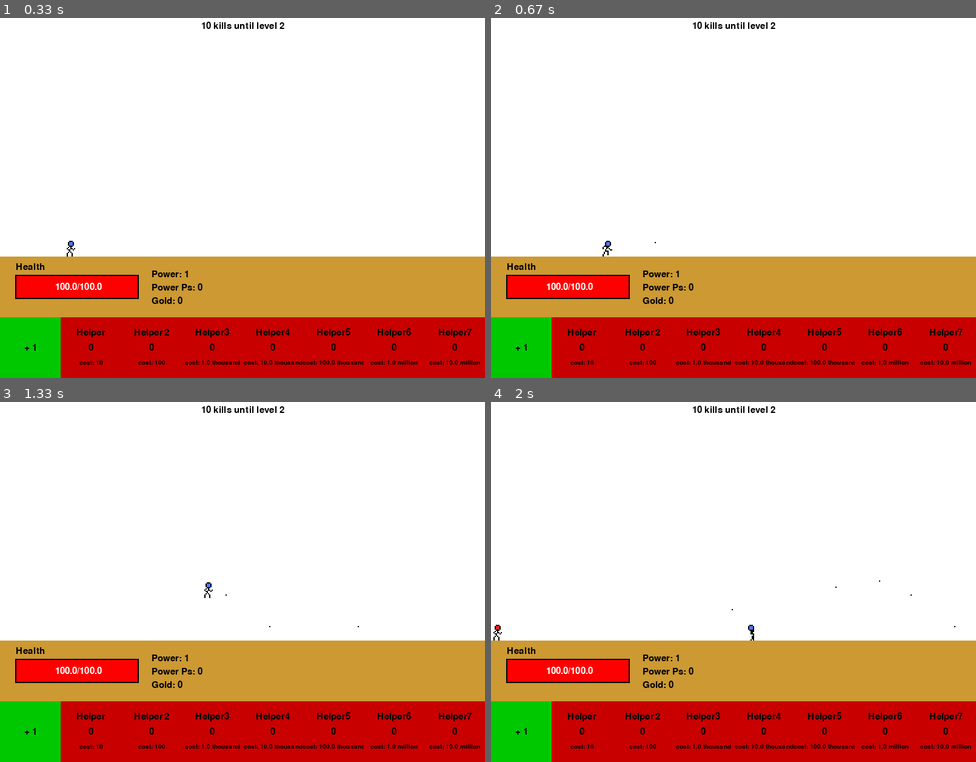
Above: before the commit, frames 1-4 (two rows, left to right).
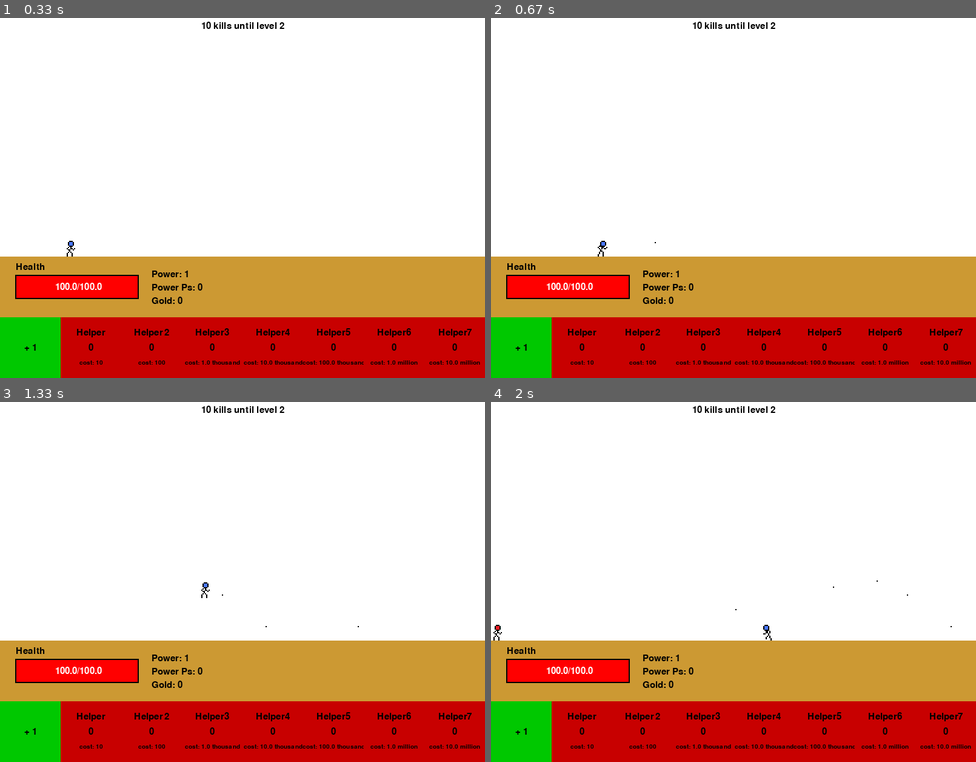
Above: after the commit, the same moments.

Repository: FlipsyDMgclDlfn/PygameGame
Game: pygame game, started from ClickerJumper/main.py
The game is run twice, just before and just after one commit, with the same random seed, the same clock (stepped at 60 frames per second) and the same inputs.
Inputs:
- Up to frame 1 (0.33 s): no input
- Up to frame 2 (0.67 s): hold Shift from 0.33 s (still down); hold D from 0.33 s (still down)
- Up to frame 3 (1.33 s): release Shift at 0.8 s; release D at 0.8 s; hold D 0.83-1.3 s; tap Shift at 0.9, 1.2 s; tap Space at 0.98 s
- Up to frame 4 (2 s): hold D 1.33-1.8 s; tap Shift at 1.4, 1.7, 1.9 s; hold A from 1.83 s (still down)

Frame 1 is identical in both runs. In frame 2, less than 0.1% of the frame differs, in the area x 22-25%, y 61-67%; in frame 3, less than 0.1%; in frame 4, less than 0.1%, in the area x 49-96%, y 49-67%.

Commit message:
Cleaned Up Walking Images
Made the code shorter and easier to read

Diff:
--- a/ClickerJumper/main.py
+++ b/ClickerJumper/main.py
@@ -8,6 +8,7 @@
 display_width = 800
 display_height = 600
 
+##Colors
 black = (0,0,0)
 white = (255,255,255,1)
 red = (200,0,0)
@@ -16,22 +17,16 @@
 bright_red = (255,0,0)
 brown = (204,153,51)
 
-gravity = 10
-
+##Game Constants
+GRAVITY = 10
+MAX_SPEED = 4
+SLIDE_DISTANCE = .5
+
+##Images (Not All Currently Used)
 playerImgL = pygame.image.load('pc_fl.png')
 playerImgR = pygame.image.load('pc_fr.png')
-playerImgWL1 = pygame.image.load('pc_wl1.png')
-playerImgWL2 = pygame.image.load('pc_wl2.png')
-playerImgWL3 = pygame.image.load('pc_wl3.png')
-playerImgWL4 = pygame.image.load('pc_wl4.png')
-playerImgWL5 = pygame.image.load('pc_wl5.png')
-playerImgWL6 = pygame.image.load('pc_wl6.png')
-playerImgWR1 = pygame.image.load('pc_wr1.png')
-playerImgWR2 = pygame.image.load('pc_wr2.png')
-playerImgWR3 = pygame.image.load('pc_wr3.png')
-playerImgWR4 = pygame.image.load('pc_wr4.png')
-playerImgWR5 = pygame.image.load('pc_wr5.png')
-playerImgWR6 = pygame.image.load('pc_wr6.png')
+playerImgWL = [pygame.image.load('pc_wl1.png'),pygame.image.load('pc_wl2.png'),pygame.image.load('pc_wl3.png'),pygame.image.load('pc_wl4.png'),pygame.image.load('pc_wl5.png'),pygame.image.load('pc_wl6.png')]
+playerImgWR = [pygame.image.load('pc_wr1.png'),pygame.image.load('pc_wr2.png'),pygame.image.load('pc_wr3.png'),pygame.image.load('pc_wr4.png'),pygame.image.load('pc_wr5.png'),pygame.image.load('pc_wr6.png')]
 playerImgAPR = pygame.image.load('pc_mpr6.png')
 playerImgAPL = pygame.image.load('pc_mpl6.png')
 playerImgASR = pygame.image.load('pc_msnl6.png')
@@ -61,7 +56,7 @@
 
         bullets = [] ## Keeps track of each bullet
         enemies = [] ## Keeps track of each enemy
-        spawnRate = 122 - (2 * level)
+        spawnRate = 122 - (2 * level) ##Subject to change
         kills = 0
 
         ##Allows control customization and some tweaks would allow multiplayer
@@ -142,16 +137,17 @@
 
             ##Boarder Testing and Moving
             if player.movingR:
-                if player.dx < 4:
-                    player.dx += 1
+                if player.dx < MAX_SPEED:
+                    player.dx += SLIDE_DISTANCE
             if player.movingL:
-                if player.dx > -4:
-                    player.dx -= 1
+                if player.dx > (-1) * MAX_SPEED:
+                    player.dx -= SLIDE_DISTANCE
             if not player.movingR and not player.movingL:
                 if player.dx > 0:
-                    player.dx -= 1
+                    player.dx -= SLIDE_DISTANCE
                 elif player.dx < 0:
-                    player.dx += 1
+                    player.dx += SLIDE_DISTANCE
+
             if player.playerX < 2 and pygame.key.get_pressed()[pygame.K_a]:
                 player.playerX = 0
             elif player.playerX > display_width - 34 and pygame.key.get_pressed()[pygame.K_d]:
@@ -159,50 +155,24 @@
             else:
                 player.playerX += player.dx
 
+            ##Walk Right Cycle
+            if player.movingR:
+                player.walkingR += .2
+                if player.walkingR >= 7:
+                    player.walkingR = 1
+                player.playerS = playerImgWR[walkRound(player.walkingR)-1]
+
             ##Walk Left Cycle
-            if player.walkingR < 2 and player.walkingR >= 1:
-                player.playerS = playerImgWR1
-                player.walkingR+=.2
-            elif player.walkingR < 3 and player.walkingR >= 1:
-                player.playerS = playerImgWR2
-                player.walkingR+=.2
-            elif player.walkingR < 4 and player.walkingR >= 1:
-                player.playerS = playerImgWR3
-                player.walkingR+=.2
-            elif player.walkingR < 5 and player.walkingR >= 1:
-                player.playerS = playerImgWR4
-                player.walkingR+=.2
-            elif player.walkingR < 6 and player.walkingR >= 1:
-                player.playerS = playerImgWR5
-                player.walkingR+=.2
-            elif player.walkingR < 7 and player.walkingR >= 1:
-                player.walkingR = 1
-                player.playerS = playerImgWR6
-
-            ##Walk Right Cycle
-            elif player.walkingL < 2 and player.walkingL >= 1:
-                player.playerS = playerImgWL1
-                player.walkingL+=.2
-            elif player.walkingL < 3 and player.walkingL >= 1:
-                player.playerS = playerImgWL2
-                player.walkingL+=.2
-            elif player.walkingL < 4 and player.walkingL >= 1:
-                player.playerS = playerImgWL3
-                player.walkingL+=.2
-            elif player.walkingL < 5 and player.walkingL >= 1:
-                player.playerS = playerImgWL4
-                player.walkingL+=.2
-            elif player.walkingL < 6 and player.walkingL >= 1:
-                player.playerS = playerImgWL5
-                player.walkingL+=.2
-            elif player.walkingL < 7 and player.walkingL >= 1:
-                player.walkingL = 1
-                player.playerS = playerImgWL6
+            if player.movingL:
+                player.walkingL += .2
+                if player.walkingL >= 7:
+                    player.walkingL = 1
+                player.playerS = playerImgWL[walkRound(player.walkingL)-1]
 
             ##Jump Cycle
             player.playerY -= player.dy
             if player.playerY < 368:
-                player.dy -= gravity/60 ##Accelaration due to gravity per tick(change to affect gravity)
+                player.dy -= GRAVITY/60 ##Accelaration due to gravity per frame(change to affect gravity)
             if player.playerY > 368:
                 player.playerY = 368
             if player.playerY == 368:
@@ -506,6 +476,22 @@
         suf = ""
     return(str(round(x,d)) + suf)
 
+##Figures Out What Walk Cycle To Be On
+def walkRound(x):
+    if x < 2:
+        return 1
+    elif x < 3:
+        return 2
+    elif x < 4:
+        return 3
+    elif x < 5:
+        return 4
+    elif x < 6:
+        return 5
+    elif x < 7:
+        return 6
+
+
 ##Clicker Bar Buttons
 def button(name, x, number, cost):
     smallText = pygame.font.Font("freesansbold.ttf",15)
